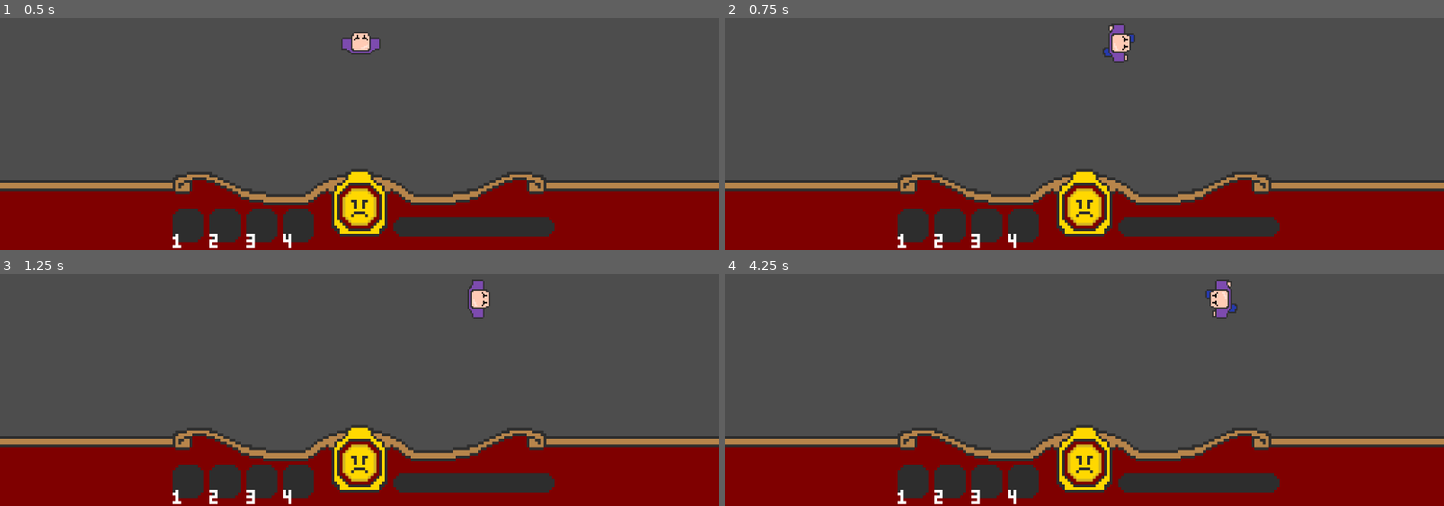
Above: before the commit, frames 1-4 (two rows, left to right).
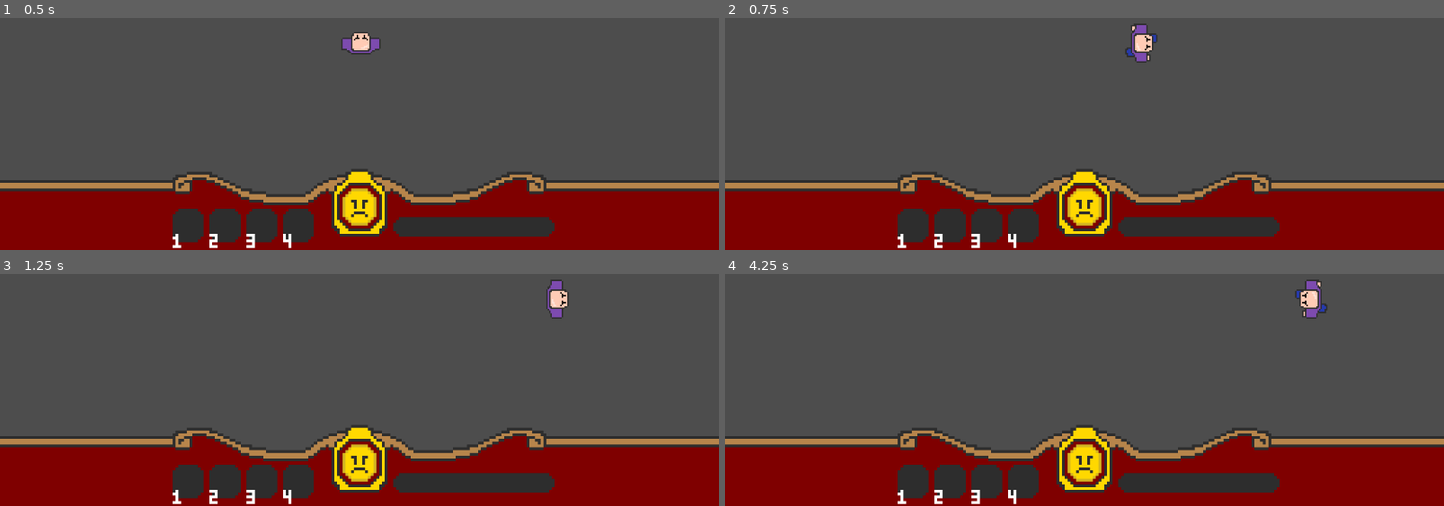
Above: after the commit, the same moments.

Repository: JessicaCC-gd/GGJ2024-2_4_1
Game: Godot game, scene res://level.tscn
The game is run twice, just before and just after one commit, with the same random seed, the same clock (stepped at 60 frames per second) and the same inputs.
Inputs:
- Up to frame 1 (0.5 s): no input
- Up to frame 2 (0.75 s): tap Enter at 0.5 s; hold Right (move_right) from 0.53 s (still down)
- Up to frame 3 (1.25 s): keep holding Right (move_right)
- Up to frame 4 (4.25 s): release Right (move_right) at 1.28 s; hold Down (move_down) 1.28-2.03 s; hold Right (move_right) 2.03-2.78 s; hold Up (move_up) 2.78-3.53 s; hold Left (move_left) from 3.53 s (still down)

Frame 1 is identical in both runs. In frame 2, 0.9% of the frame differs, in the area x 52-61%, y 2-20%; in frame 3, 0.7%; in frame 4, 0.9%, in the area x 66-84%, y 2-20%.

Commit message:
added diagonal movement to player

Diff:
--- a/player.gd
+++ b/player.gd
@@ -2,37 +2,29 @@
 
 
 @onready var _animated_sprite = $AnimatedSprite2D
-
-# Get the gravity from the project settings to be synced with RigidBody nodes.
-var vel : Vector2 = Vector2()
-var moveSpeed: float = 2.0 # n meters per second
+var speed = 200
 
 func _physics_process(delta):
-	var input = Vector2()
-	if Input.is_action_pressed("move_up") :
+	var input_dir = Vector2.ZERO
+	if Input.is_action_pressed("move_left"):
+		_animated_sprite.play("walk")
+		_animated_sprite.rotation_degrees = 270
+		input_dir.x -= 1
+	if Input.is_action_pressed("move_right"):
+		_animated_sprite.play("walk")
+		_animated_sprite.rotation_degrees = 90
+		input_dir.x += 1
+	if Input.is_action_pressed("move_up"):
 		_animated_sprite.play("walk")
 		_animated_sprite.rotation_degrees = 0
-		input.y -= 1
-		input.x = 0
-	elif Input.is_action_pressed("move_down"):
+		input_dir.y -= 1
+	if Input.is_action_pressed("move_down"):
 		_animated_sprite.play("walk")
 		_animated_sprite.rotation_degrees = 180
-		input.y += 1
-		input.x = 0
-	elif Input.is_action_pressed("move_left"):
-		_animated_sprite.play("walk")
-		_animated_sprite.rotation_degrees = 270
-		input.x -= 1
-		input.y = 0
-	elif Input.is_action_pressed("move_right"):
-		_animated_sprite.play("walk")
-		_animated_sprite.rotation_degrees = 90
-		input.x += 1
-		input.y = 0
-	else:
+		input_dir.y += 1
+
+	velocity = input_dir.normalized() * speed
+	if input_dir == Vector2(0,0):
 		_animated_sprite.play("idle")
 
-	var dir = (transform.y * input.y + transform.x * input.x)
-	vel.x = dir.x * moveSpeed
-	vel.y = dir.y * moveSpeed
-	var collision = move_and_collide(vel)
+	move_and_collide(velocity * delta)
Not shown: 1 places in player.tscn that only renumber resources
